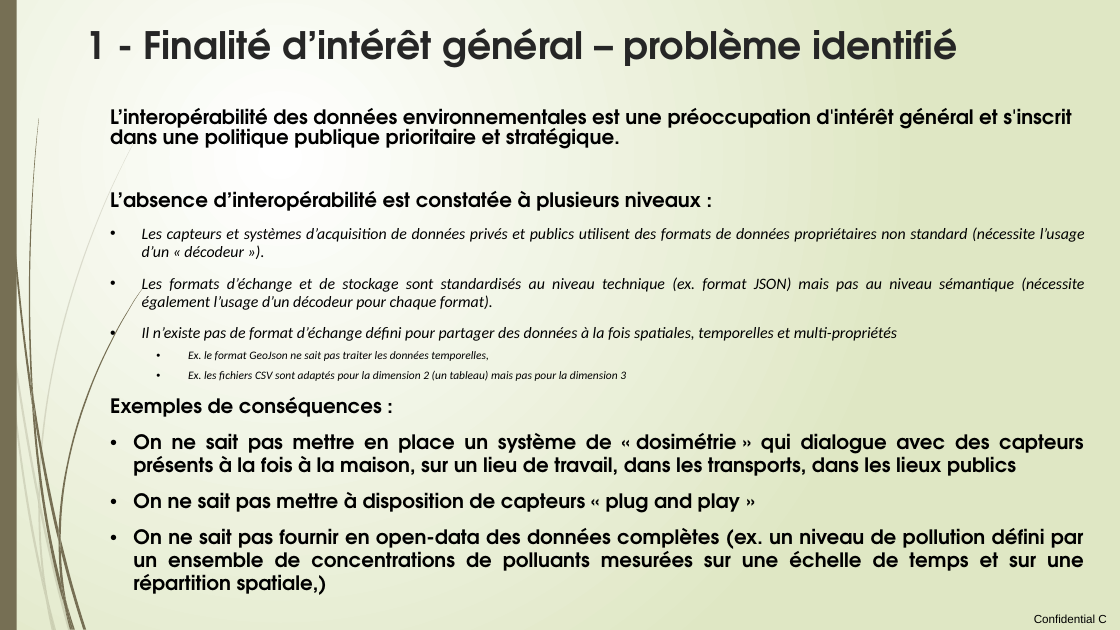
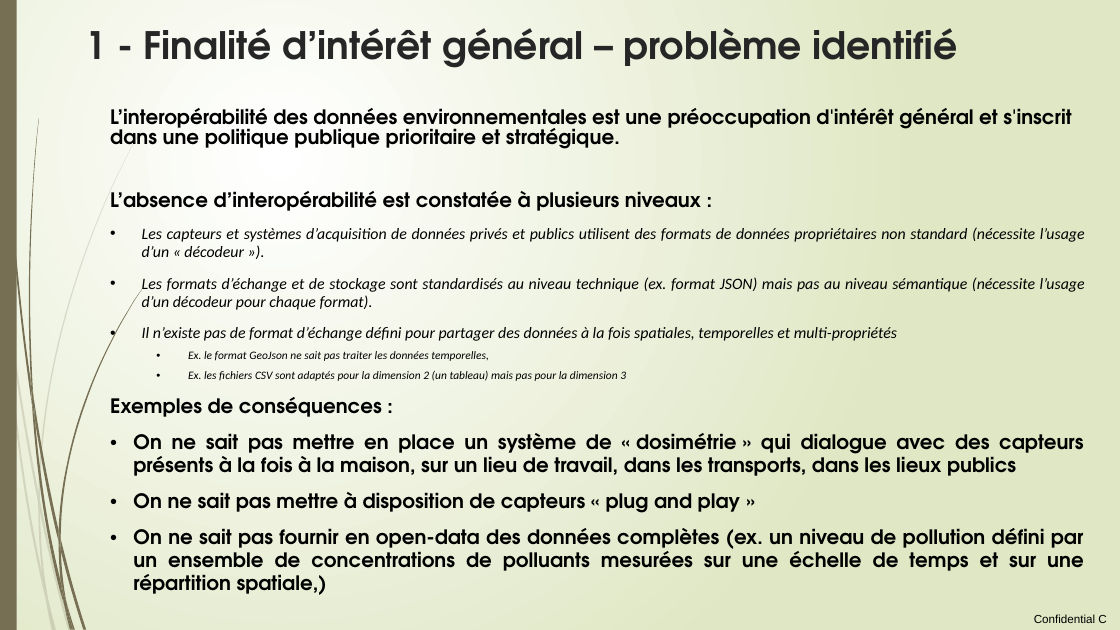
Before and after one commit to loco-philippe/Environmental-Sensing, a slide deck: slide 13 of documentation/initiative citoyenne.pptx (slide 12 before the commit). Drawn at 1120x630 pixels with LibreOffice and Linux fonts; fonts in the diff are those of the drawing. Boxes give left, top, right and bottom in pixels: in the first picture for what was removed or moved away, otherwise in the second. Text is boxed around its words. In the diff, an @@ line names an element or a change of style, - is before the commit and + after.

```diff
--- a/documentation/initiative citoyenne.pptx
+++ b/documentation/initiative citoyenne.pptx
@@ text at bbox=[142, 277, 1085, 310]: text changed @@
-• Les formats d’échange et de stockage sont standardisés au niveau technique (ex. format JSON) mais pas au niveau sémantique (nécessite également l’usage d’un décodeur pour chaque format).
+• Les formats d’échange et de stockage sont standardisés au niveau technique (ex. format JSON) mais pas au niveau sémantique (nécessite l’usage d’un décodeur pour chaque format).
```
Also in this commit, not shown: 18 other slides changed, 1 slide added, 1 other file.
